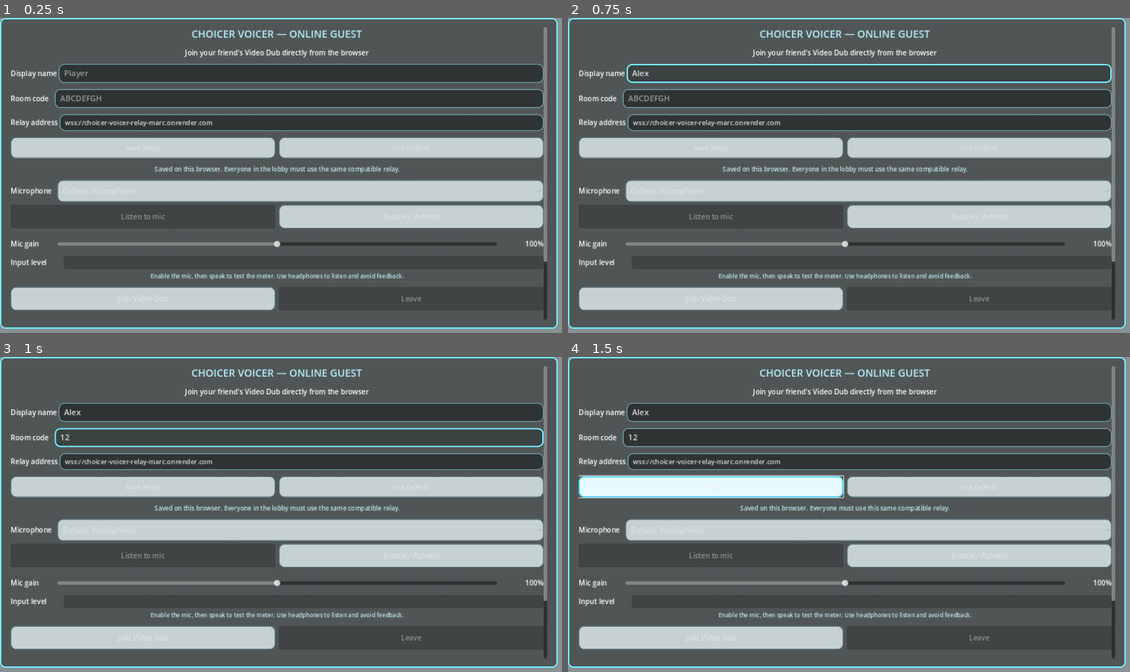
Above: before the commit, frames 1-4 (two rows, left to right).
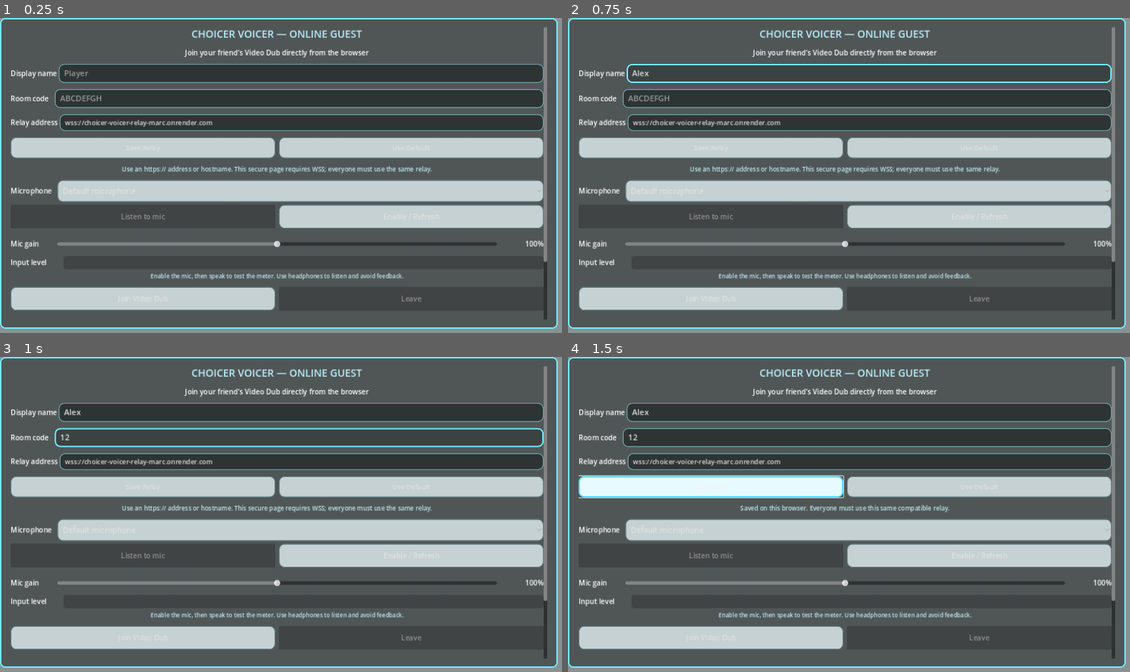
Above: after the commit, the same moments.

Repository: Jollymarcman/choicer-voicer-relay
Game: Godot game, scene res://main.tscn
Two runs of this game, one before a commit and one after it. Both use one fixed random seed, a clock stepped at 60 frames per second and the inputs below. Sound files missing from this copy of the repository are replaced by a short silence.
Inputs (mouse positions are in pixels of both pictures, inside the frame that each line leads up to):
- Up to frame 1 (0.25 s): no input
- Up to frame 2 (0.75 s): click (871, 74) at 0.52 s; type "Alex" at 0.6 s
- Up to frame 3 (1 s): click (297, 438) at 0.75 s; type "12" at 0.83 s
- Up to frame 4 (1.5 s): click "Save Relay" at 1.25 s

The runs differ from the first frame. In frame 1, 0.5% of the frame differs, in the area x 21-77%, y 46-50%; in frame 2, 0.5%; in frame 3, 0.5%; in frame 4, nothing differs.

Commit message:
Require secure relay for browser guest

Diff:
--- a/web-client-source/main.gd
+++ b/web-client-source/main.gd
@@ -183,7 +183,7 @@
 	relay_default_button.pressed.connect(_reset_relay_setting)
 	relay_actions_row.add_child(relay_default_button)
 	relay_status_label = Label.new()
-	relay_status_label.text = "Saved on this browser. Everyone in the lobby must use the same compatible relay."
+	relay_status_label.text = "Use an https:// address or hostname. This secure page requires WSS; everyone must use the same relay."
 	relay_status_label.horizontal_alignment = HORIZONTAL_ALIGNMENT_CENTER
 	relay_status_label.autowrap_mode = TextServer.AUTOWRAP_WORD_SMART
 	relay_status_label.add_theme_color_override("font_color", Color("c2e9ef"))
--- a/web-client-source/relay_client.gd
+++ b/web-client-source/relay_client.gd
@@ -54,7 +54,7 @@
 func set_configured_relay_url(value: String) -> Dictionary:
 	var normalized_url := normalize_relay_url(value)
 	if normalized_url.is_empty():
-		return {"ok": false, "error": "Enter a valid ws:// or wss:// relay address."}
+		return {"ok": false, "error": "Browser guests need a secure wss:// relay URL. https:// addresses and bare hostnames are converted automatically."}
 	var config := ConfigFile.new()
 	config.set_value("online", "relay_url", normalized_url)
 	var error := config.save(RELAY_SETTINGS_PATH)
@@ -77,6 +77,8 @@
 	elif not url.contains("://"):
 		url = "wss://" + url
 	if not url.begins_with("wss://") and not url.begins_with("ws://"):
+		return ""
+	if url.begins_with("ws://"):
 		return ""
 	if url.contains(" ") or url.contains("\t") or url.contains("\n") or url.contains("\r"):
 		return ""
Not shown, changed: README.md
Not shown, removed: docs/index-078d4cd.pck
Not shown, added: docs/index-2cac061.pck
Not shown, changed: docs/index.html
